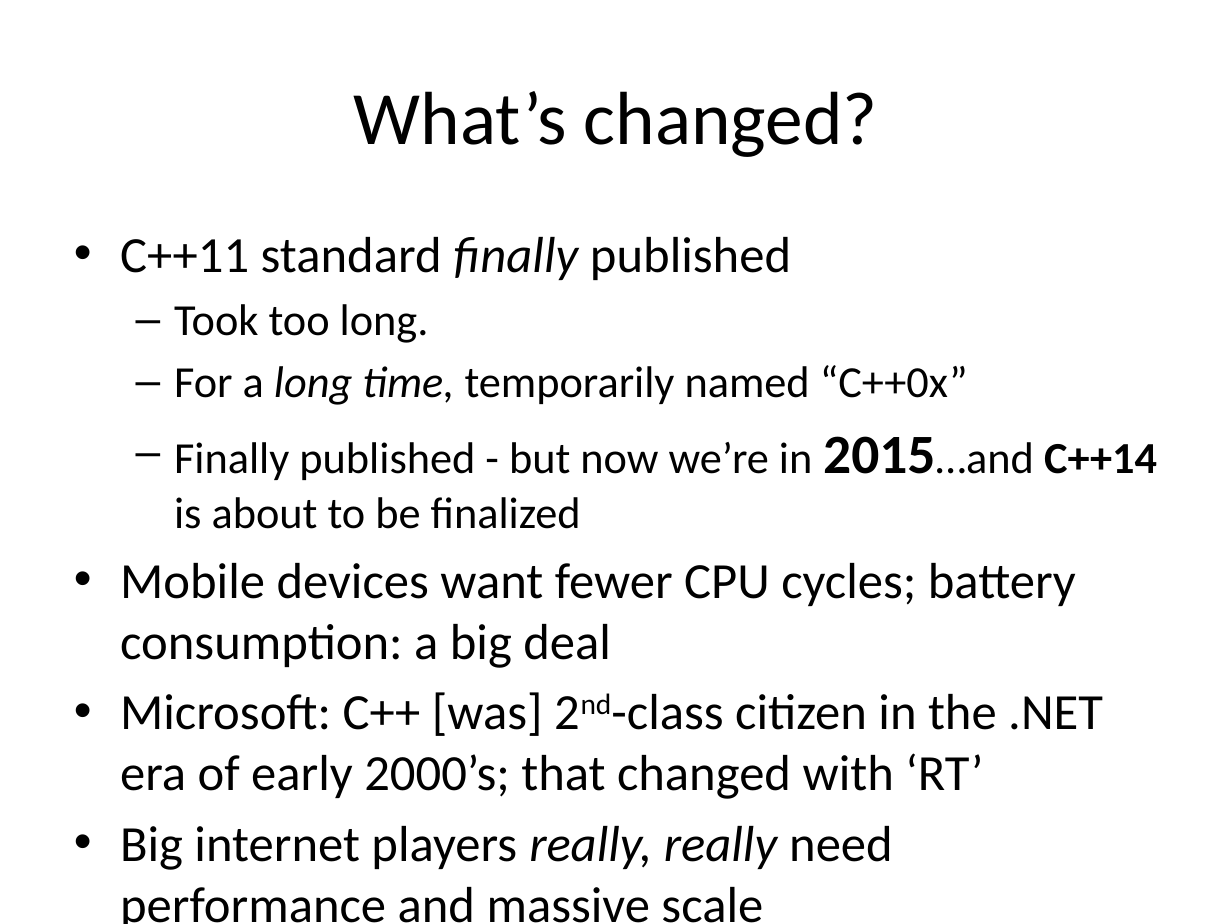
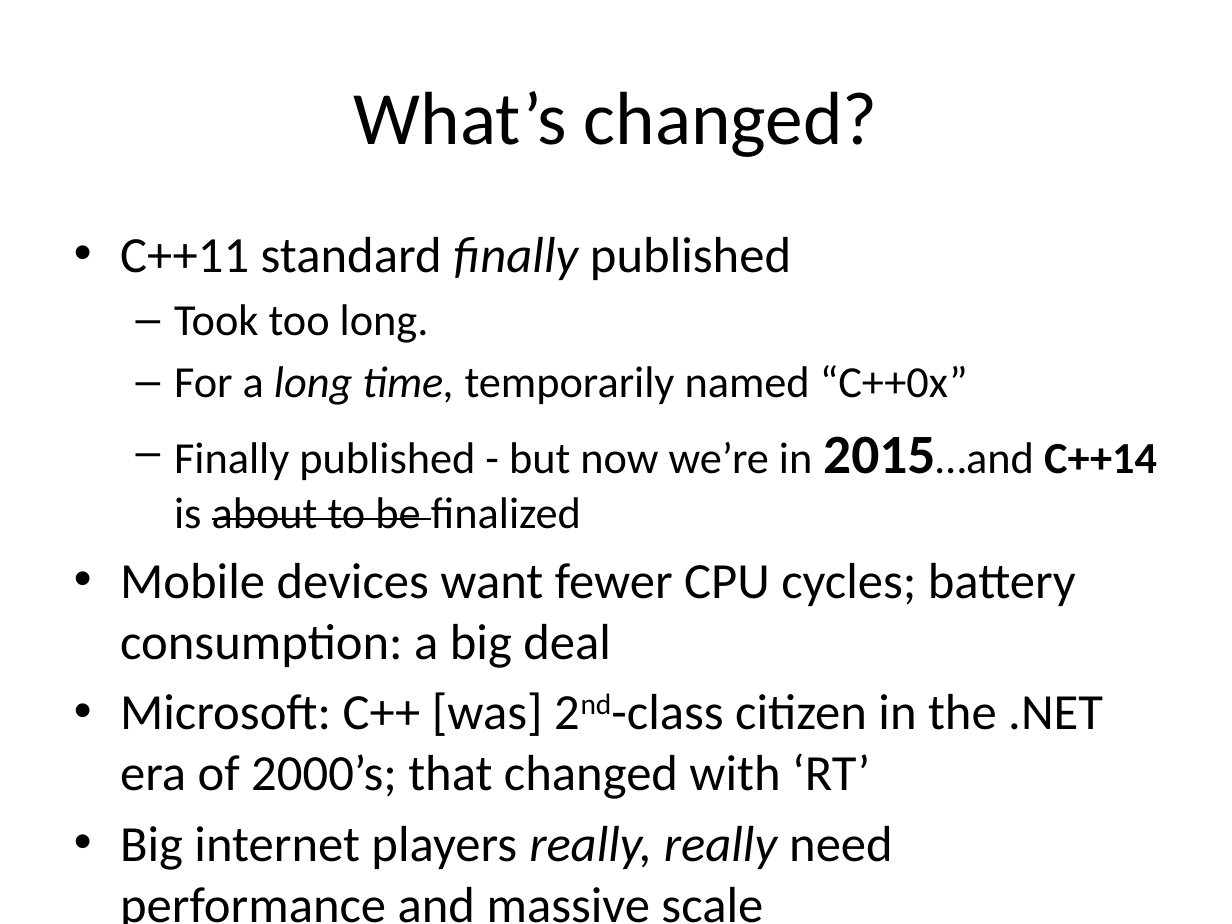
Before and after one commit to fellmad/FunWithCpp11, a slide deck: slide 9 of doc/Fun_with_C++11.pptx (slide 8 before the commit). Drawn at 1232x924 pixels with LibreOffice and Linux fonts; fonts in the diff are those of the drawing. Boxes give left, top, right and bottom in pixels: in the first picture for what was removed or moved away, otherwise in the second. Text is boxed around its words. In the diff, an @@ line names an element or a change of style, - is before the commit and + after.

```diff
--- a/doc/Fun_with_C++11.pptx
+++ b/doc/Fun_with_C++11.pptx
@@ text at [174,436,1157,529]: strikethrough on in "about to be" @@
@@ text at [120,692,1103,799]: text changed @@
-• Microsoft: C++ [was] 2nd-class citizen in the .NET era of early 2000’s; that changed with ‘RT’
+• Microsoft: C++ [was] 2nd-class citizen in the .NET era of 2000’s; that changed with ‘RT’
```
Also in this commit, not shown: 5 other slides changed, 2 slides added.
